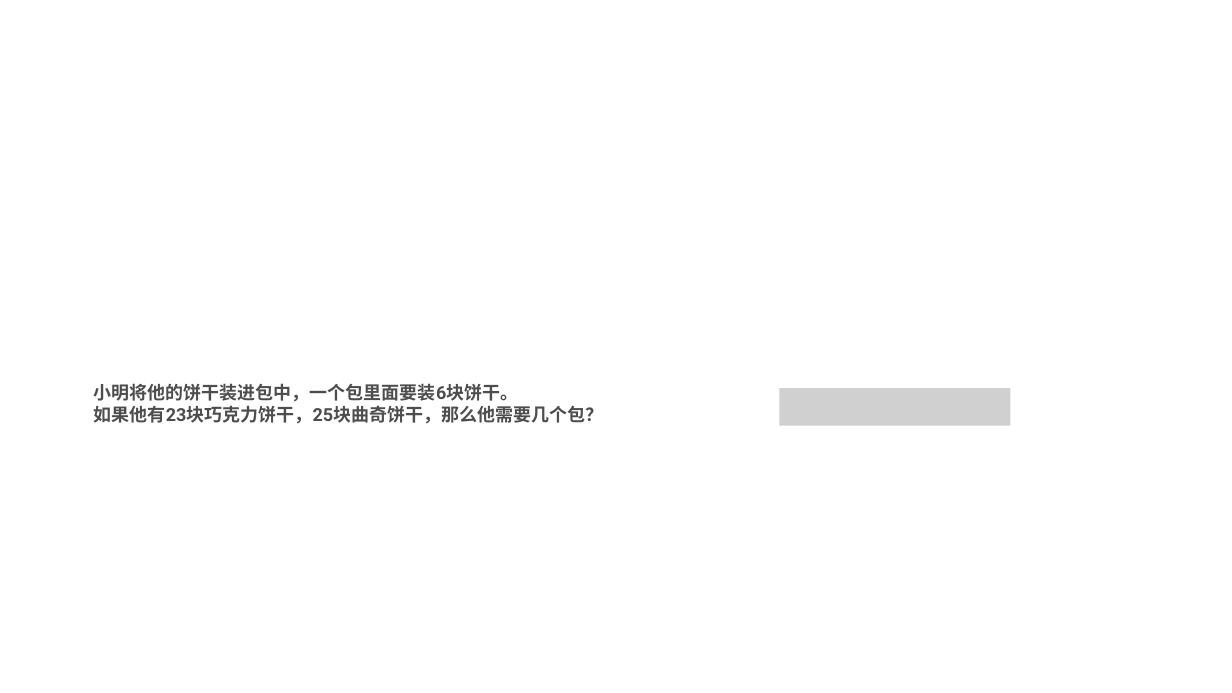
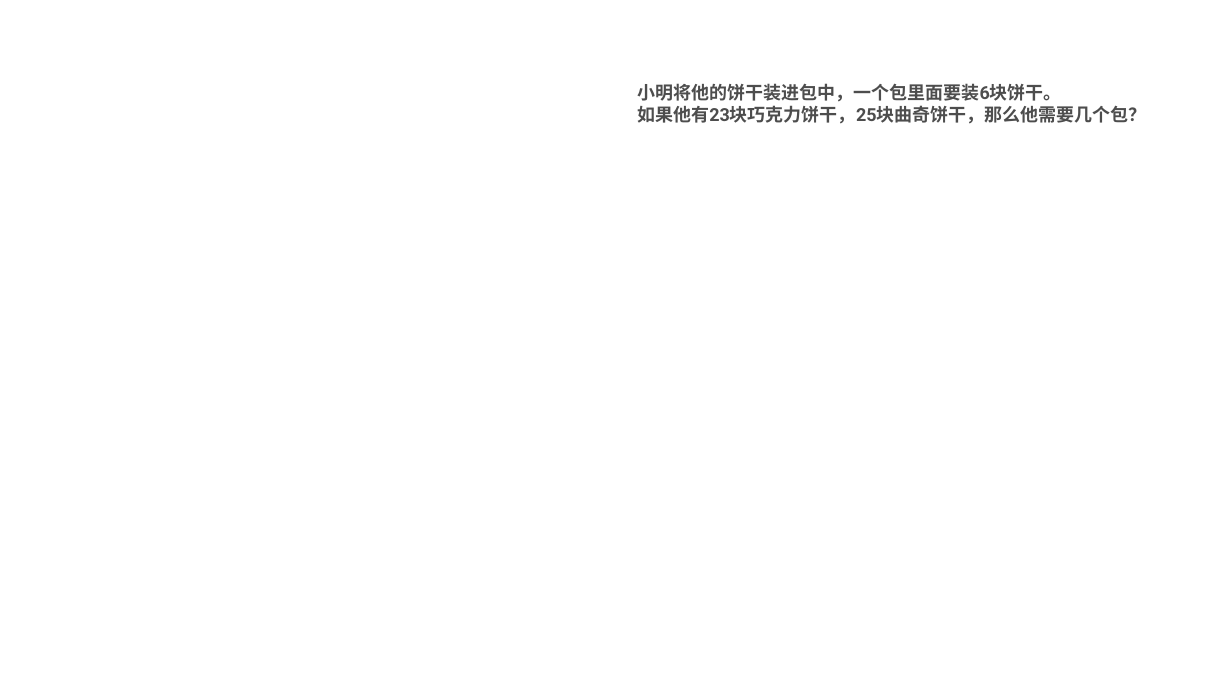
Before and after one commit to xhsun1997/MWP, a slide deck: slide 34 of ppt/mwp.pptx (slide 5 before the commit). Drawn at 1232x693 pixels with LibreOffice and Linux fonts; fonts in the diff are those of the drawing; grey boxes stand for pictures. Boxes give left, top, right and bottom in pixels: in the first picture for what was removed or moved away, otherwise in the second. Text is boxed around its words. In the diff, an @@ line names an element or a change of style, - is before the commit and + after.

```diff
--- a/ppt/mwp.pptx
+++ b/ppt/mwp.pptx
@@ text "小明将他的饼干装进包中，一个包里面要装6块饼干。": place and size @@
-text "小明将他的饼干装进包中，一个包里面要装6块饼干。" at bbox=[94, 383, 603, 424]
+text "小明将他的饼干装进包中，一个包里面要装6块饼干。" at bbox=[637, 83, 1146, 124]
@@ picture removed at bbox=[780, 388, 1011, 425] @@
```
Also in this commit, not shown: 24 slides added, 1 slide removed, 5 other files.
